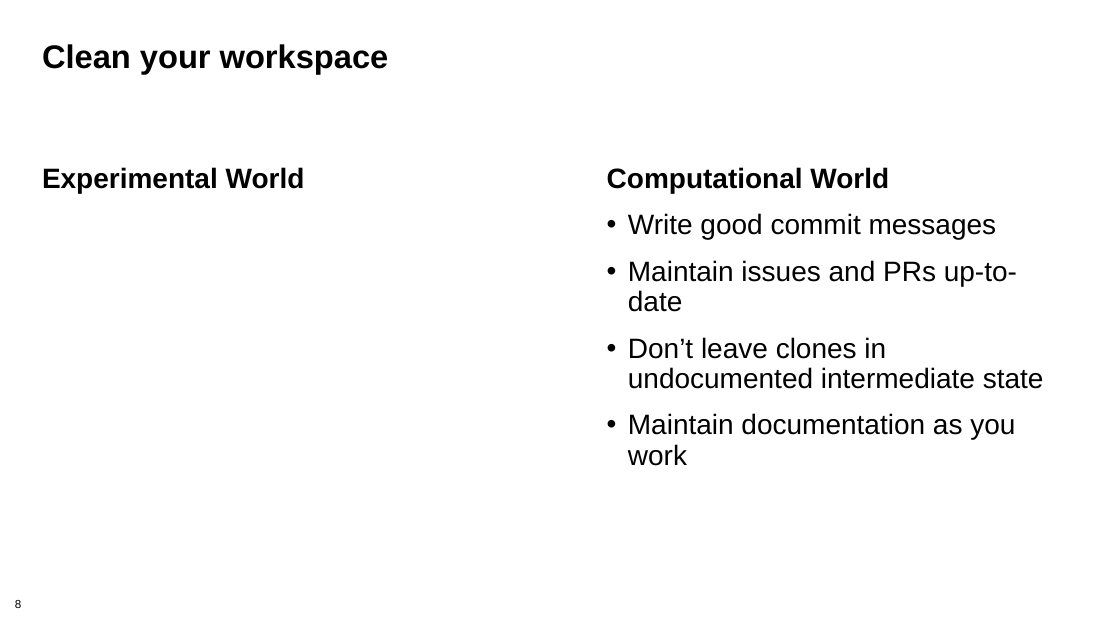
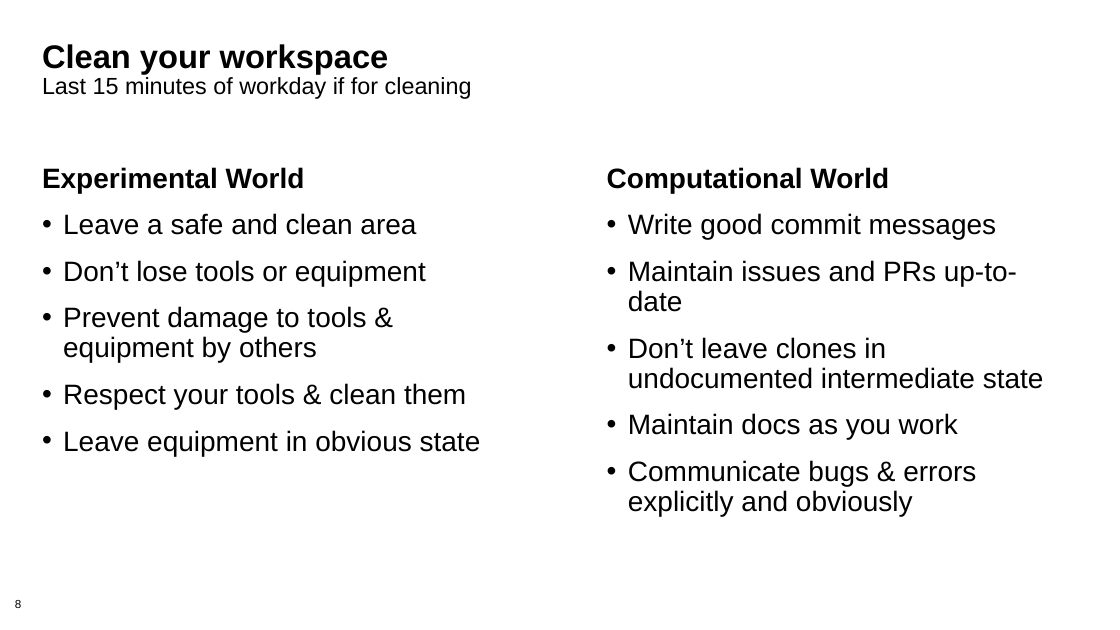
Before and after one commit to bssw-tutorial/presentations, a slide deck: slide 8 of computational-expts.pptx. Drawn at 1120x630 pixels with LibreOffice and Linux fonts; fonts in the diff are those of the drawing; background and template pictures are left out. Boxes give left, top, right and bottom in pixels: in the first picture for what was removed or moved away, otherwise in the second. Text is boxed around its words. In the diff, an @@ line names an element or a change of style, - is before the commit and + after.

Commit message:
(Issue #132) Filled out most of my slides.
Not clear yet if this is too much for 30 minutes.  TBC.

```diff
--- a/computational-expts.pptx
+++ b/computational-expts.pptx
@@ title at <box>42,44,472,99</box>: text changed; size 28 to 20 pt; bold off @@
-Clean your workspace
+Clean your workspace
+Last 15 minutes of workday if for cleaning
@@ text at <box>63,213,481,456</box>: paragraphs added @@
+• Leave a safe and clean area
+• Don’t lose tools or equipment
+• Prevent damage to tools & equipment by others
+• Respect your tools & clean them
+• Leave equipment in obvious state
@@ text at <box>628,413,976,516</box>: text changed @@
-• Maintain documentation as you work
+• Maintain docs as you work
+• Communicate bugs & errors explicitly and obviously
```
Also in this commit, not shown: 12 other slides changed, 3 slides added, 2 slides removed.
